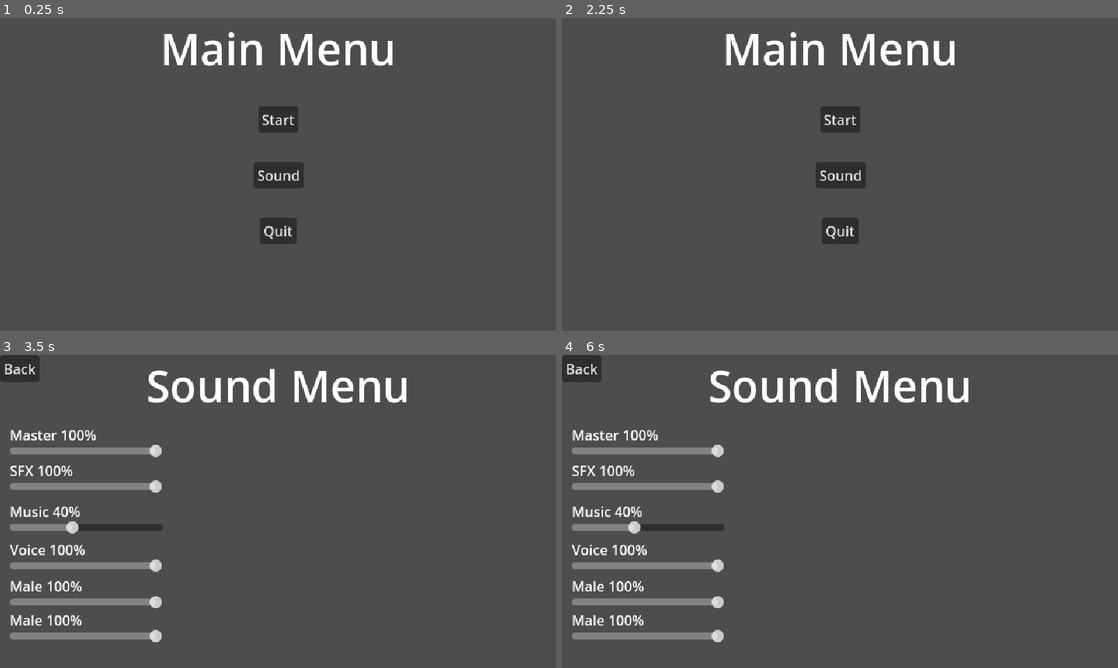
Above: before the commit, frames 1-4 (two rows, left to right).
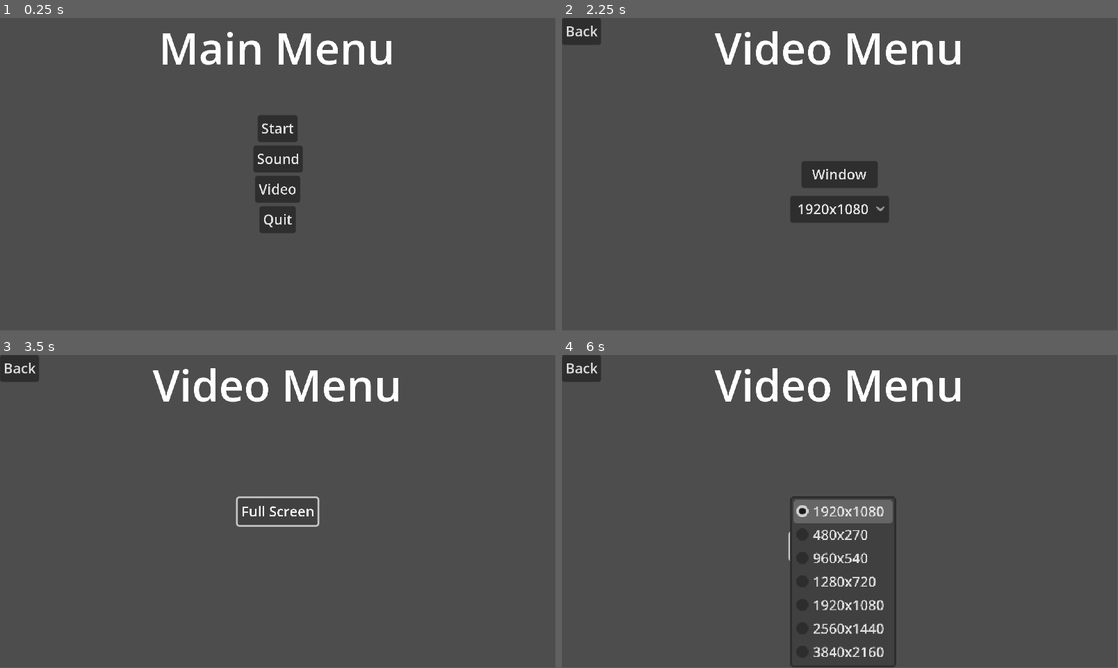
Above: after the commit, the same moments.

Repository: VidyaGameMaka/GameBase_GDScript_Godot4
Game: Godot game, scene res://Scenes/main.tscn
Two runs of this game, one before a commit and one after it. Both use one fixed random seed, a clock stepped at 60 frames per second and the inputs below. The engine's default icon, where the game draws it, is replaced by a stand-in: a white triangle on a blue panel in a dark square.
Inputs (mouse positions are in pixels of both pictures, inside the frame that each line leads up to):
- Up to frame 1 (0.25 s): no input
- Up to frame 2 (2.25 s): click "Sound" at 0.5 s; click "Back" at 1.25 s; click (840, 190) at 2 s, where only the run after the commit has a clickable "Video"
- Up to frame 3 (3.5 s): click (278, 511) at 2.75 s, where only the run after the commit has a clickable "Window"
- Up to frame 4 (6 s): click (840, 511) at 3.5 s, where only the run after the commit has a clickable "Full Screen"; click (840, 545) at 4.25 s, where only the run after the commit has a clickable "1920x1080"; tap Enter at 5 s; hold Right (ui_right) 5.03-5.78 s; tap Space at 5.75 s; hold Down (ui_down) from 5.78 s (still down)
In our replay, the window is 800x450 before the commit and 799x449 after it. These sizes can differ from the game's own. Grey fills any space a smaller window leaves; there, only what the larger window draws over its background counts as a difference.

The runs differ from the first frame. In frame 1, 3.2% of the frame differs, in the area x 29-71%, y 4-73%; in frame 2, 6.0%; in frame 3, 8.2%; in frame 4, 11%, in the area x 0-74%, y 0-100%.

Commit message:
add video menu

Diff:
--- a/GameBase/AutoLoad/GameMaster.gd
+++ b/GameBase/AutoLoad/GameMaster.gd
@@ -51,6 +51,9 @@
 	#Load achievementData from file
 	achievementData = _LoadAchievementData().duplicate(true)
 
+	#Apply Video Settings
+	ApplyVideoSettings()
+
 
 
 ##Public functions to be used in-game
@@ -86,7 +89,7 @@
 
 #Delete a playerData slot. This should only be used on the main menu
 #where the primary game is not running.
-func ErasePlayerDataSlot(slotNum: int):
+func ErasePlayerDataSlot(slotNum: int) -> void:
 	#Reset Value in Dictionary
 	_playerDict[slotNum] = PlayerData.new().duplicate(true)
 	#Reset Runtime
@@ -99,6 +102,20 @@
 func ReloadPlayerDataMainMenu():
 	playerData = PlayerData.new().duplicate(true)
 	_SetupPlayerDataSlots()
+
+#Apply video settings
+func ApplyVideoSettings() -> void:
+	if gameData.isFullScreen == true:
+		DisplayServer.window_set_mode(DisplayServer.WINDOW_MODE_FULLSCREEN)
+	else:
+		DisplayServer.window_set_mode(DisplayServer.WINDOW_MODE_WINDOWED)
+		DisplayServer.window_set_size(gameData.windowResolutions[gameData.resolutionIndex])
+		var screen_size = DisplayServer.screen_get_size()
+		var window_size = DisplayServer.window_get_size()
+		var centered = Vector2(screen_size.x / 2 - window_size.x / 2, screen_size.y / 2 - window_size.y / 2)
+		DisplayServer.window_set_position(centered)
+
+
 
 ## PlayerData functions
 
--- a/GameBase/DataClasses/GameData.gd
+++ b/GameBase/DataClasses/GameData.gd
@@ -12,12 +12,12 @@
 #Windowed Resolution Presets, Only Come into Effect when ScreenMode is Windowed.
 #Godot does not change the resolution of the monitor when it goes FullScreen, it uses the resolution as-is.
 @export var windowResolutions = {
-		1: Vector2i(480, 270),
-		2: Vector2i(960, 540 ),
-		3: Vector2i(1280, 720 ),
-		4: Vector2i(1920, 1080),
-		5: Vector2i(2560, 1440),
-		6: Vector2i(3840, 2160),
+		0: Vector2i(480, 270),
+		1: Vector2i(960, 540),
+		2: Vector2i(1280, 720),
+		3: Vector2i(1920, 1080),
+		4: Vector2i(2560, 1440),
+		5: Vector2i(3840, 2160),
 	}
 
 
--- a/GameBase/SceneAssets/Scripts/main/MainMenu.gd
+++ b/GameBase/SceneAssets/Scripts/main/MainMenu.gd
@@ -4,13 +4,16 @@
 	_hide_all_menus()
 	$MainMenu_Control.visible = true
 
+
 func _hide_all_menus() -> void:
 	$MainMenu_Control.visible = false
 	$StartGame_Control.visible = false
 	$Sound_Control.visible = false
+	$VideoMenu_Control.visible = false
 
 
 func _on_back_button_button_up() -> void:
+	GameMaster._SaveGameData()
 	_hide_all_menus()
 	$MainMenu_Control.visible = true
 
@@ -25,5 +28,10 @@
 	$Sound_Control.visible = true
 
 
+func _on_video_button_button_up() -> void:
+	_hide_all_menus()
+	$VideoMenu_Control.visible = true
+
+
 func _on_quit_button_button_up() -> void:
 	get_tree().quit()
--- /dev/null
+++ b/GameBase/SceneAssets/Scripts/main/VideoMenu.gd
@@ -0,0 +1,48 @@
+extends Control
+
+# Called when the node enters the scene tree for the first time.
+func _ready() -> void:
+	_populate_option_button()
+	_hide_show_option_button()
+	_window_optionbutton_text()
+
+#Add items to the option button
+func _populate_option_button() -> void:
+	#Add Resolution to top of list that is the current value in gameData
+	var myTopLabel = str(GameMaster.gameData.windowResolutions[GameMaster.gameData.resolutionIndex][0]) + "x" + str(GameMaster.gameData.windowResolutions[GameMaster.gameData.resolutionIndex][1])
+	$OptionButton.add_item(myTopLabel, GameMaster.gameData.resolutionIndex)
+
+	#Add the full list of windowResolutions to the option button
+	for key in GameMaster.gameData.windowResolutions.keys():
+		var myItemLabel = str(GameMaster.gameData.windowResolutions[key][0]) + "x" + str(GameMaster.gameData.windowResolutions[key][1])
+		$OptionButton.add_item(myItemLabel, key)
+
+
+#Hide OptionButton if Game is Full Screen
+func _hide_show_option_button() -> void:
+	if (GameMaster.gameData.isFullScreen):
+		$OptionButton.visible = false
+	else:
+		$OptionButton.visible = true
+
+
+func _window_optionbutton_text() -> void:
+	if GameMaster.gameData.isFullScreen == true:
+		$windowModeButton.text = "Full Screen"
+	else:
+		$windowModeButton.text = "Window"
+
+
+func _on_window_mode_button_button_up() -> void:
+	#Toggle Window Mode
+	GameMaster.gameData.isFullScreen = !GameMaster.gameData.isFullScreen
+	_window_optionbutton_text()
+	_hide_show_option_button()
+	GameMaster.ApplyVideoSettings()
+
+
+func _on_option_button_item_selected(_index: int) -> void:
+	#Get the ID from the optionbutton item not the index sent from the signal
+	var selectedIndex = $OptionButton.get_selected_id()
+	GameMaster.gameData.resolutionIndex = selectedIndex
+	GameMaster.ApplyVideoSettings()
--- a/Scenes/main.tscn
+++ b/Scenes/main.tscn
@@ -1,13 +1,15 @@
-[gd_scene load_steps=4 format=3 uid="uid://wu2w05jug8in"]
+[gd_scene load_steps=5 format=3 uid="uid://wu2w05jug8in"]
 
 [ext_resource type="Script" path="res://GameBase/SceneAssets/Scripts/main/MainMenu.gd" id="1_0lsll"]
 [ext_resource type="Script" path="res://GameBase/SceneAssets/Scripts/main/MainSlotPanel.gd" id="1_7wyqt"]
 [ext_resource type="Script" path="res://GameBase/SceneAssets/Scripts/main/SoundSlider.gd" id="2_npqft"]
+[ext_resource type="Script" path="res://GameBase/SceneAssets/Scripts/main/VideoMenu.gd" id="4_v85tt"]
 
 [node name="MainMenu_CanvasLayer" type="CanvasLayer"]
 script = ExtResource("1_0lsll")
 
 [node name="MainMenu_Control" type="Control" parent="."]
+visible = false
 layout_mode = 3
 anchors_preset = 15
 anchor_right = 1.0
@@ -25,49 +27,35 @@
 text = "Main Menu"
 horizontal_alignment = 1
 
-[node name="StartGameButton" type="Button" parent="MainMenu_Control"]
-layout_mode = 1
-anchors_preset = 8
-anchor_left = 0.5
-anchor_top = 0.5
-anchor_right = 0.5
-anchor_bottom = 0.5
-offset_left = -23.0
-offset_top = -79.5
-offset_right = 23.0
-offset_bottom = -48.5
-grow_horizontal = 2
-grow_vertical = 2
+[node name="HFlowContainer" type="HFlowContainer" parent="MainMenu_Control"]
+layout_mode = 1
+anchors_preset = 8
+anchor_left = 0.5
+anchor_top = 0.5
+anchor_right = 0.5
+anchor_bottom = 0.5
+offset_left = -42.5
+offset_top = -68.0
+offset_right = 42.5
+offset_bottom = 68.0
+grow_horizontal = 2
+grow_vertical = 2
+alignment = 1
+
+[node name="StartGameButton" type="Button" parent="MainMenu_Control/HFlowContainer"]
+layout_mode = 2
 text = "Start"
 
-[node name="SoundButton" type="Button" parent="MainMenu_Control"]
-layout_mode = 1
-anchors_preset = 8
-anchor_left = 0.5
-anchor_top = 0.5
-anchor_right = 0.5
-anchor_bottom = 0.5
-offset_left = -28.5
-offset_top = -15.5
-offset_right = 28.5
-offset_bottom = 15.5
-grow_horizontal = 2
-grow_vertical = 2
+[node name="SoundButton" type="Button" parent="MainMenu_Control/HFlowContainer"]
+layout_mode = 2
 text = "Sound"
 
-[node name="QuitButton" type="Button" parent="MainMenu_Control"]
-layout_mode = 1
-anchors_preset = 8
-anchor_left = 0.5
-anchor_top = 0.5
-anchor_right = 0.5
-anchor_bottom = 0.5
-offset_left = -21.0
-offset_top = 48.5
-offset_right = 21.0
-offset_bottom = 79.5
-grow_horizontal = 2
-grow_vertical = 2
+[node name="VideoButton" type="Button" parent="MainMenu_Control/HFlowContainer"]
+layout_mode = 2
+text = "Video"
+
+[node name="QuitButton" type="Button" parent="MainMenu_Control/HFlowContainer"]
+layout_mode = 2
 text = "Quit"
 
 [node name="StartGame_Control" type="Control" parent="."]
@@ -397,9 +385,64 @@
 offset_bottom = 31.0
 text = "Back"
 
-[connection signal="button_up" from="MainMenu_Control/StartGameButton" to="." method="_on_start_game_button_button_up"]
-[connection signal="button_up" from="MainMenu_Control/SoundButton" to="." method="_on_sound_button_button_up"]
-[connection signal="button_up" from="MainMenu_Control/QuitButton" to="." method="_on_quit_button_button_up"]
+[node name="VideoMenu_Control" type="Control" parent="."]
+layout_mode = 3
+anchors_preset = 15
+anchor_right = 1.0
+anchor_bottom = 1.0
+grow_horizontal = 2
+grow_vertical = 2
+script = ExtResource("4_v85tt")
+
+[node name="TitleLabel" type="Label" parent="VideoMenu_Control"]
+layout_mode = 1
+anchors_preset = 10
+anchor_right = 1.0
+offset_bottom = 69.0
+grow_horizontal = 2
+theme_override_font_sizes/font_size = 50
+text = "Video Menu"
+horizontal_alignment = 1
+
+[node name="windowModeButton" type="Button" parent="VideoMenu_Control"]
+layout_mode = 1
+anchors_preset = 8
+anchor_left = 0.5
+anchor_top = 0.5
+anchor_right = 0.5
+anchor_bottom = 0.5
+offset_left = -44.0
+offset_top = -15.5
+offset_right = 44.0
+offset_bottom = 15.5
+grow_horizontal = 2
+grow_vertical = 2
+text = "FullScreen"
+
+[node name="BackButton" type="Button" parent="VideoMenu_Control"]
+layout_mode = 0
+offset_right = 45.0
+offset_bottom = 31.0
+text = "Back"
+
+[node name="OptionButton" type="OptionButton" parent="VideoMenu_Control"]
+layout_mode = 1
+anchors_preset = 8
+anchor_left = 0.5
+anchor_top = 0.5
+anchor_right = 0.5
+anchor_bottom = 0.5
+offset_left = -16.0
+offset_top = 30.0
+offset_right = 16.0
+offset_bottom = 50.0
+grow_horizontal = 2
+grow_vertical = 2
+
+[connection signal="button_up" from="MainMenu_Control/HFlowContainer/StartGameButton" to="." method="_on_start_game_button_button_up"]
+[connection signal="button_up" from="MainMenu_Control/HFlowContainer/SoundButton" to="." method="_on_sound_button_button_up"]
+[connection signal="button_up" from="MainMenu_Control/HFlowContainer/VideoButton" to="." method="_on_video_button_button_up"]
+[connection signal="button_up" from="MainMenu_Control/HFlowContainer/QuitButton" to="." method="_on_quit_button_button_up"]
 [connection signal="button_up" from="StartGame_Control/BackButton" to="." method="_on_back_button_button_up"]
 [connection signal="value_changed" from="Sound_Control/master_HSlider" to="Sound_Control/master_HSlider" method="_on_value_changed"]
 [connection signal="value_changed" from="Sound_Control/sfx_HSlider" to="Sound_Control/sfx_HSlider" method="_on_value_changed"]
@@ -408,3 +451,6 @@
 [connection signal="value_changed" from="Sound_Control/male_HSlider" to="Sound_Control/male_HSlider" method="_on_value_changed"]
 [connection signal="value_changed" from="Sound_Control/female_HSlider" to="Sound_Control/female_HSlider" method="_on_value_changed"]
 [connection signal="button_up" from="Sound_Control/BackButton" to="." method="_on_back_button_button_up"]
+[connection signal="button_up" from="VideoMenu_Control/windowModeButton" to="VideoMenu_Control" method="_on_window_mode_button_button_up"]
+[connection signal="button_up" from="VideoMenu_Control/BackButton" to="." method="_on_back_button_button_up"]
+[connection signal="item_selected" from="VideoMenu_Control/OptionButton" to="VideoMenu_Control" method="_on_option_button_item_selected"]
--- a/project.godot
+++ b/project.godot
@@ -29,9 +29,7 @@
 window/size/viewport_width=640
 window/size/viewport_height=360
 window/size/always_on_top=true
-window/size/window_width_override=1920
-window/size/window_height_override=1080
-window/stretch/mode="viewport"
+window/stretch/mode="canvas_items"
 
 [dotnet]
 
